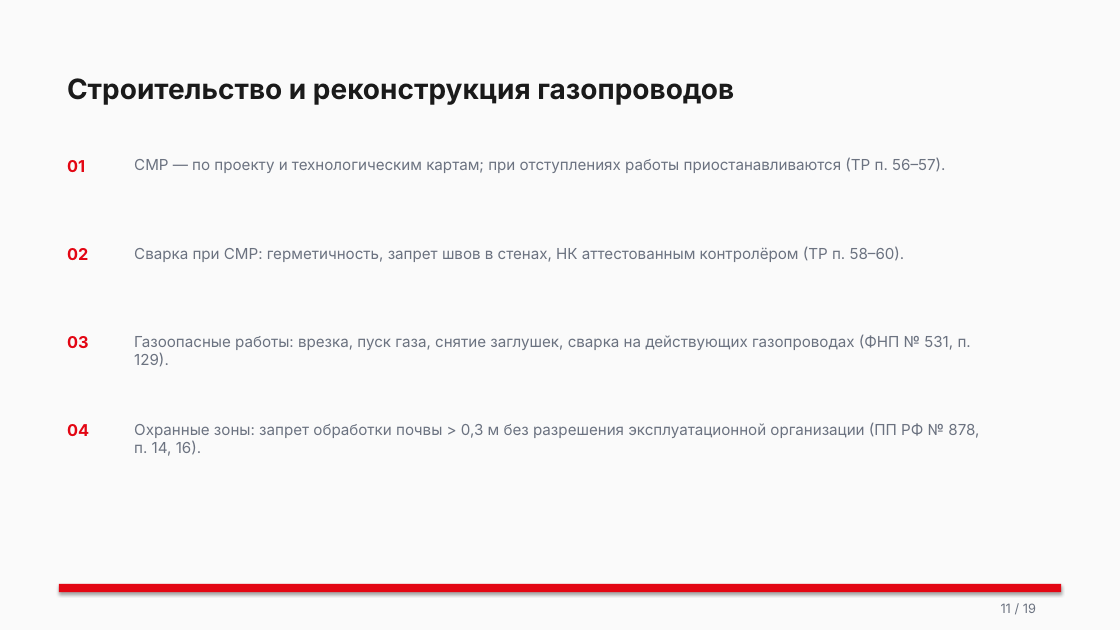
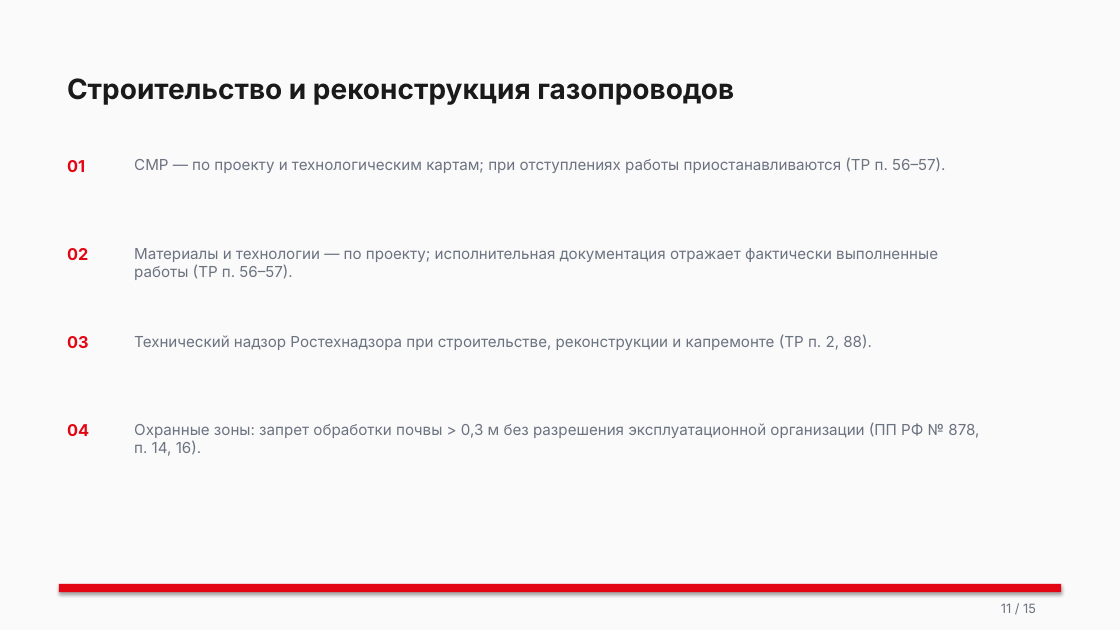
Before and after one commit to lysakalenushka-hash/-, a slide deck: slide 11 of Б.7.5_Проектирование_строительство_газовых_сетей.pptx. Drawn at 1120x630 pixels with LibreOffice and Linux fonts; fonts in the diff are those of the drawing. Boxes give left, top, right and bottom in pixels: in the first picture for what was removed or moved away, otherwise in the second. Text is boxed around its words. In the diff, an @@ line names an element or a change of style, - is before the commit and + after.

```diff
--- a/Б.7.5_Проектирование_строительство_газовых_сетей.pptx
+++ b/Б.7.5_Проектирование_строительство_газовых_сетей.pptx
@@ text at (134,248,938,280): text changed @@
-Сварка при СМР: герметичность, запрет швов в стенах, НК аттестованным контролёром (ТР п. 58–60).
+Материалы и технологии — по проекту; исполнительная документация отражает фактически выполненные работы (ТР п. 56–57).
@@ text at (134,334,872,350): text changed @@
-Газоопасные работы: врезка, пуск газа, снятие заглушек, сварка на действующих газопроводах (ФНП № 531, п. 129).
+Технический надзор Ростехнадзора при строительстве, реконструкции и капремонте (ТР п. 2, 88).
@@ text at (1001,603,1036,613): text changed @@
-11 / 19
+11 / 15
```
Also in this commit, not shown: 14 other slides changed, 4 slides removed, 11 other files.
